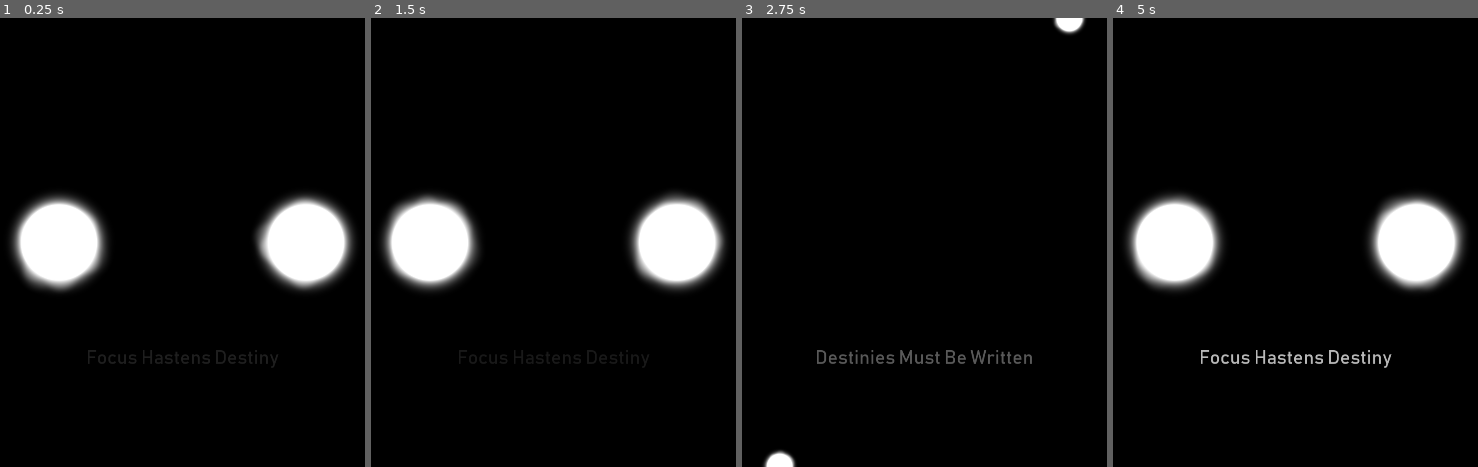
Above: before the commit, frames 1-4 (left to right).
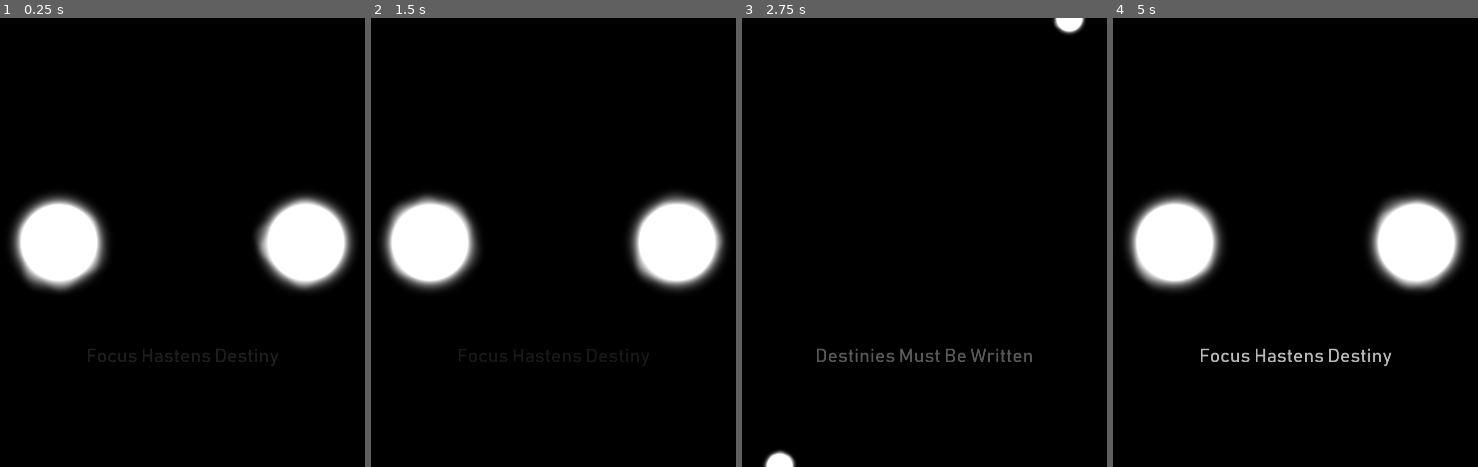
Above: after the commit, the same moments.

Repository: Dark-Gran/Spirit-Circles
Game: Godot game, scene res://src/Main.tscn
The game is run twice, just before and just after one commit, with the same random seed, the same clock (stepped at 60 frames per second) and the same inputs.
Inputs (mouse positions are in pixels of both pictures, inside the frame that each line leads up to):
- Up to frame 1 (0.25 s): no input
- Up to frame 2 (1.5 s): move the mouse to (728, 220) at 0.52 s; hold Right (ui_right) 0.53-1.28 s; tap Space (ui_accept) at 0.77 s; move the mouse to (392, 264) at 1.27 s; hold Left (ui_left) from 1.28 s (still down)
- Up to frame 3 (2.75 s): tap Space (ui_accept) at 1.52 s; move the mouse to (1004, 143) at 2.02 s; release Left (ui_left) at 2.03 s; hold Right (ui_right) from 2.03 s (still down)
- Up to frame 4 (5 s): move the mouse to (1255, 332) at 2.77 s; tap Space (ui_accept) at 3.02, 3.77, 4.52 s; move the mouse to (outside the picture) at 3.52 s; release Right (ui_right) at 3.53 s; hold Left (ui_left) from 3.53 s (still down); move the mouse to (outside the picture) at 4.27 s

The runs differ from the first frame. In frame 1, 0.3% of the frame differs, in the area x 24-77%, y 73-78%; in frame 2, less than 0.1%; in frame 3, 0.6%; in frame 4, 0.7%.

Commit message:
moved level name

Diff:
--- a/src/world/World.tscn
+++ b/src/world/World.tscn
@@ -56,9 +56,9 @@
 }
 
 [node name="LevelName" type="Label" parent="GUI"]
-margin_top = 795.0
+margin_top = 791.0
 margin_right = 1920.0
-margin_bottom = 871.0
+margin_bottom = 867.0
 custom_fonts/font = SubResource( 2 )
 text = "..."
 align = 1
